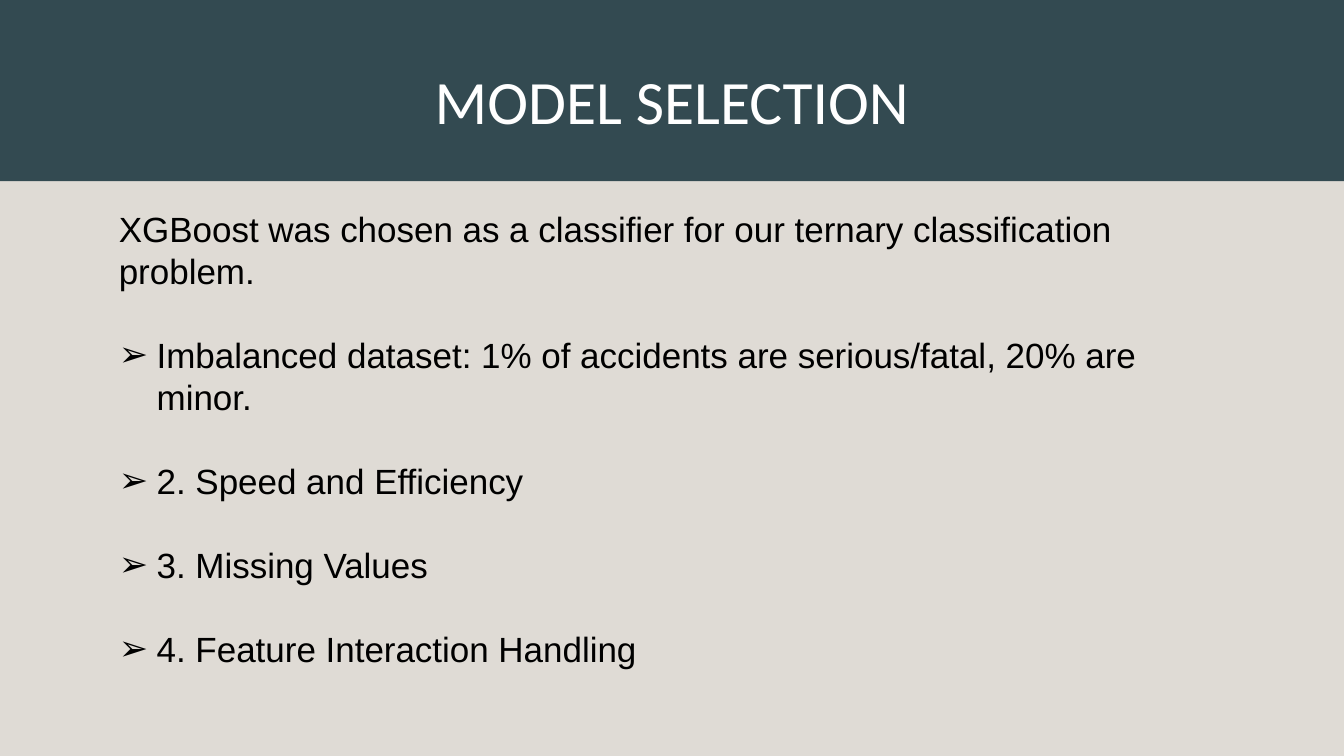
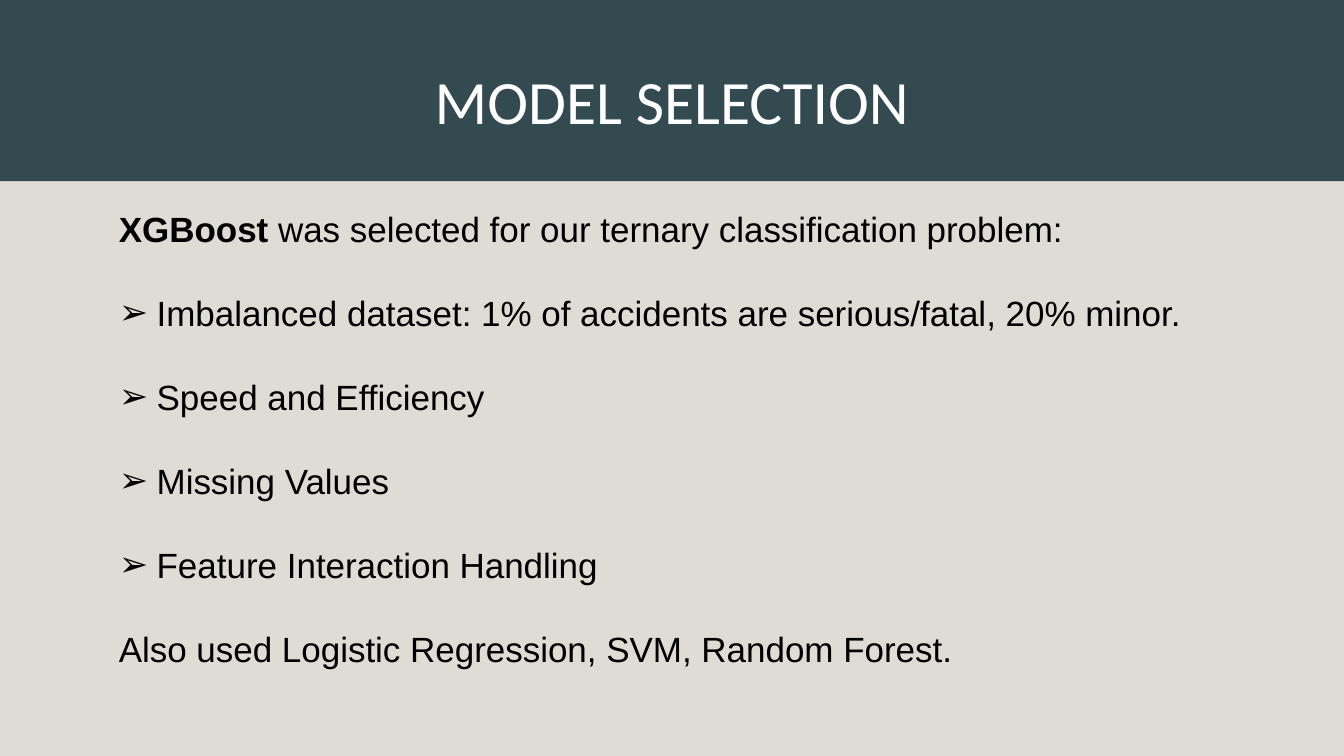
Before and after one commit to tmfreiberg/road-safety, a slide deck: slide 5 of presentation/Presentation_road_safety.pptx. Drawn at 1344x756 pixels with LibreOffice and Linux fonts; fonts in the diff are those of the drawing; background and template pictures are left out. Boxes give left, top, right and bottom in pixels: in the first picture for what was removed or moved away, otherwise in the second. Text is boxed around its words. In the diff, an @@ line names an element or a change of style, - is before the commit and + after.

Commit message:
more typos, separated hypertuning from evaluation

```diff
--- a/presentation/Presentation_road_safety.pptx
+++ b/presentation/Presentation_road_safety.pptx
@@ text at <box>119,216,1180,668</box>: text changed @@
-XGBoost was chosen as a classifier for our ternary classification problem.
-➢ Imbalanced dataset: 1% of accidents are serious/fatal, 20% are minor.
-➢ 2. Speed and Efficiency
-➢ 3. Missing Values
-➢ 4. Feature Interaction Handling
+XGBoost was selected for our ternary classification problem:
+➢ Imbalanced dataset: 1% of accidents are serious/fatal, 20% minor.
+➢ Speed and Efficiency
+➢ Missing Values
+➢ Feature Interaction Handling
+Also used Logistic Regression, SVM, Random Forest.
```
Also in this commit, not shown: 1 other slide changed, 1 slide added.
